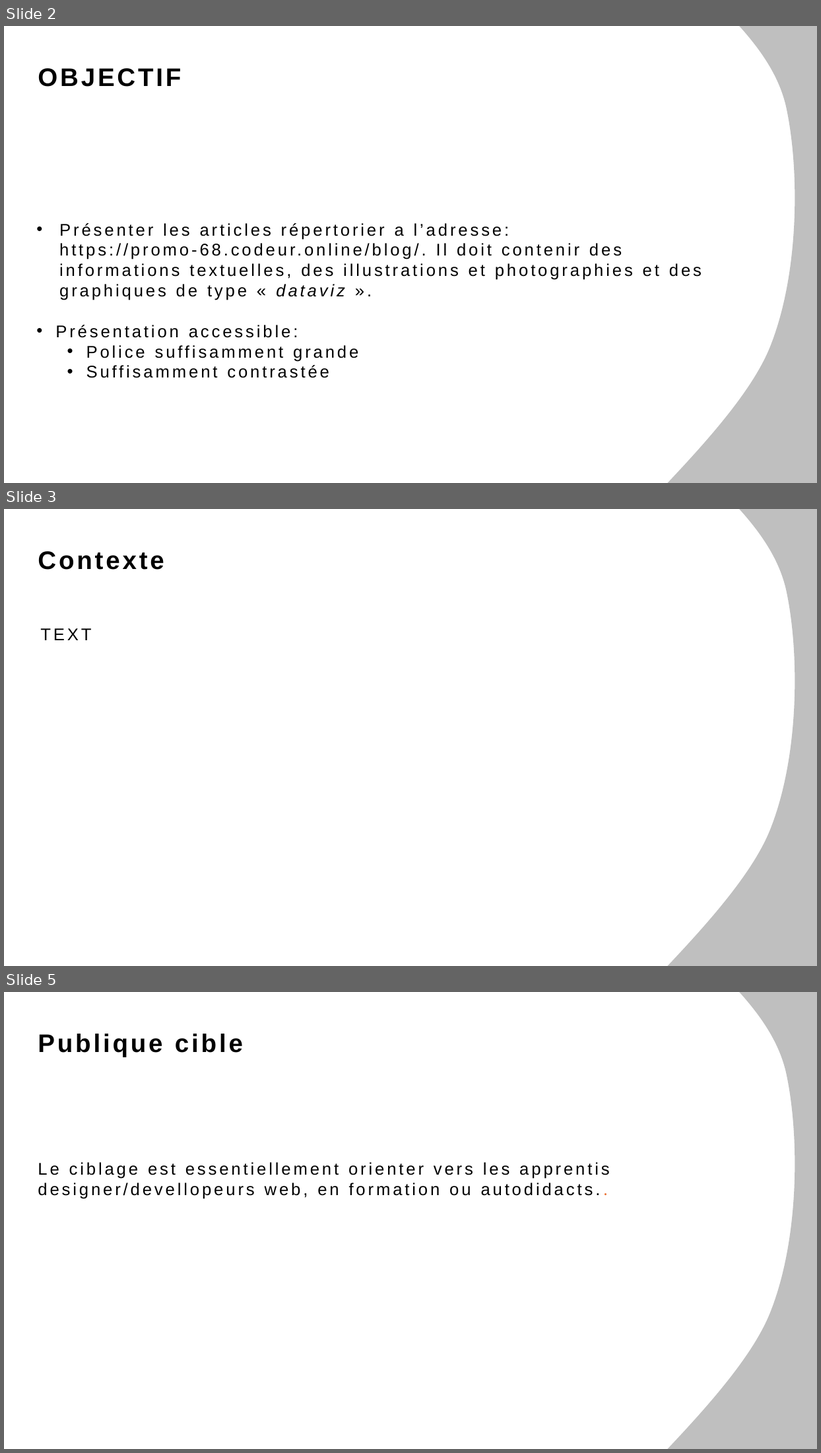
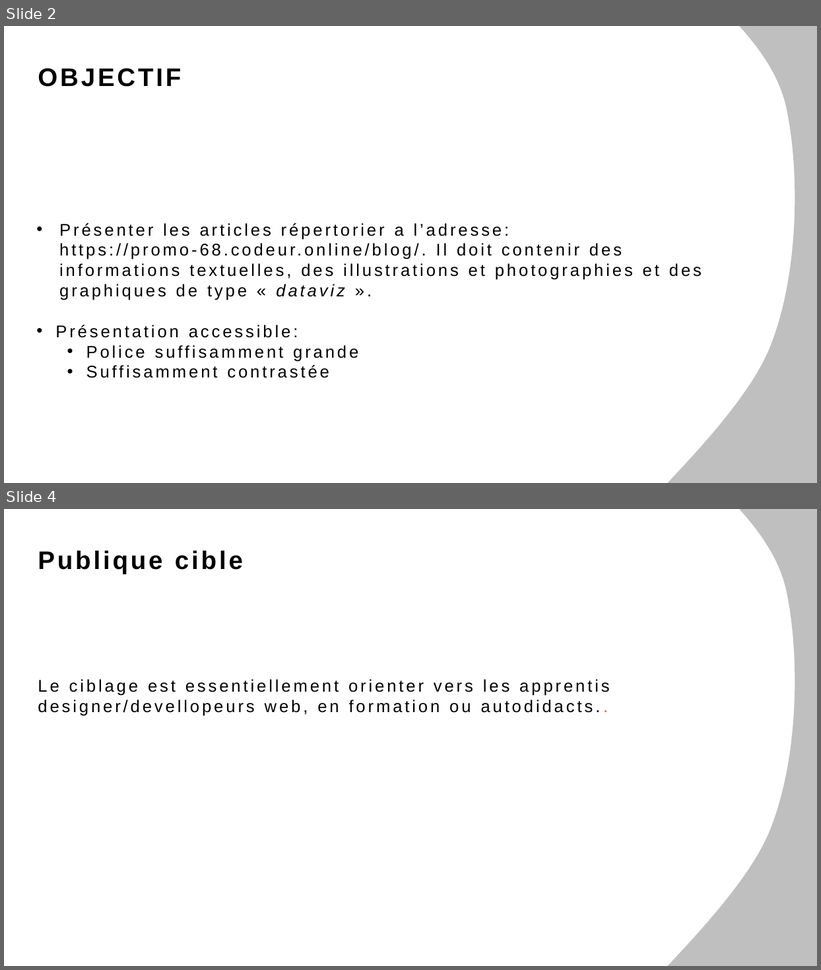
Before and after one commit to Adrien-Ray/visualtgr, a slide deck: design/AD/dossier-conception/dossier-conception.pptx. Shown one above the other, each under a label of ours: slides 2, 3 and 5 before the commit, slides 2 and 4 after it; the slides between them are not shown. The pictures are 821x1453 and 821x970 pixels, drawn with LibreOffice and Linux fonts; fonts in the diff are those of the drawing. Boxes give left, top, right and bottom in pixels: in the first picture for what was removed or moved away, otherwise in the second. Text is boxed around its words. In the diff, an @@ line names an element or a change of style, - is before the commit and + after.

```diff
--- a/design/AD/dossier-conception/dossier-conception.pptx
+++ b/design/AD/dossier-conception/dossier-conception.pptx
@@ slide 3 removed at box(4, 509, 817, 966), background #FFFFFF @@
@@ freeform shape removed at box(605, 509, 817, 966) @@
@@ text removed at box(38, 551, 164, 570) @@
-Contexte
@@ text removed at box(40, 628, 91, 640) @@
-TEXT
@@ what was slide 5 is now slide 4 @@
```
Also in this commit, not shown: 9 slides changed, 2 other slides removed, 5 other files.
